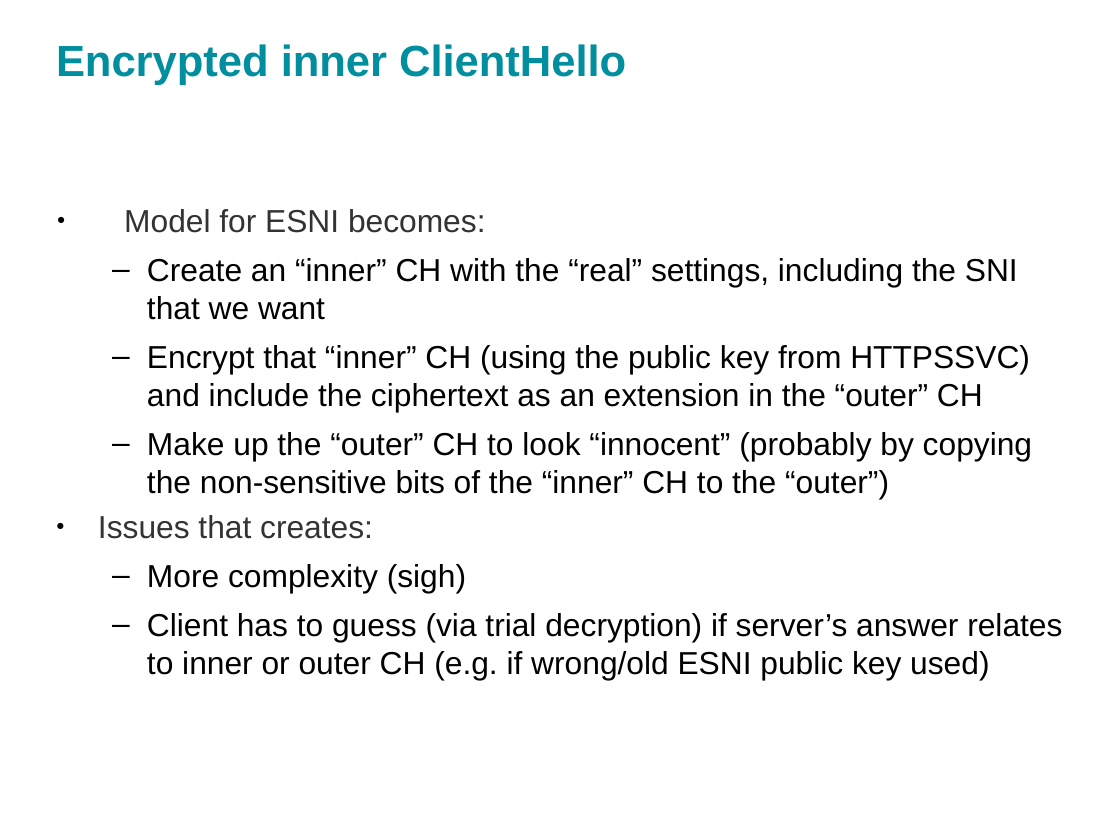
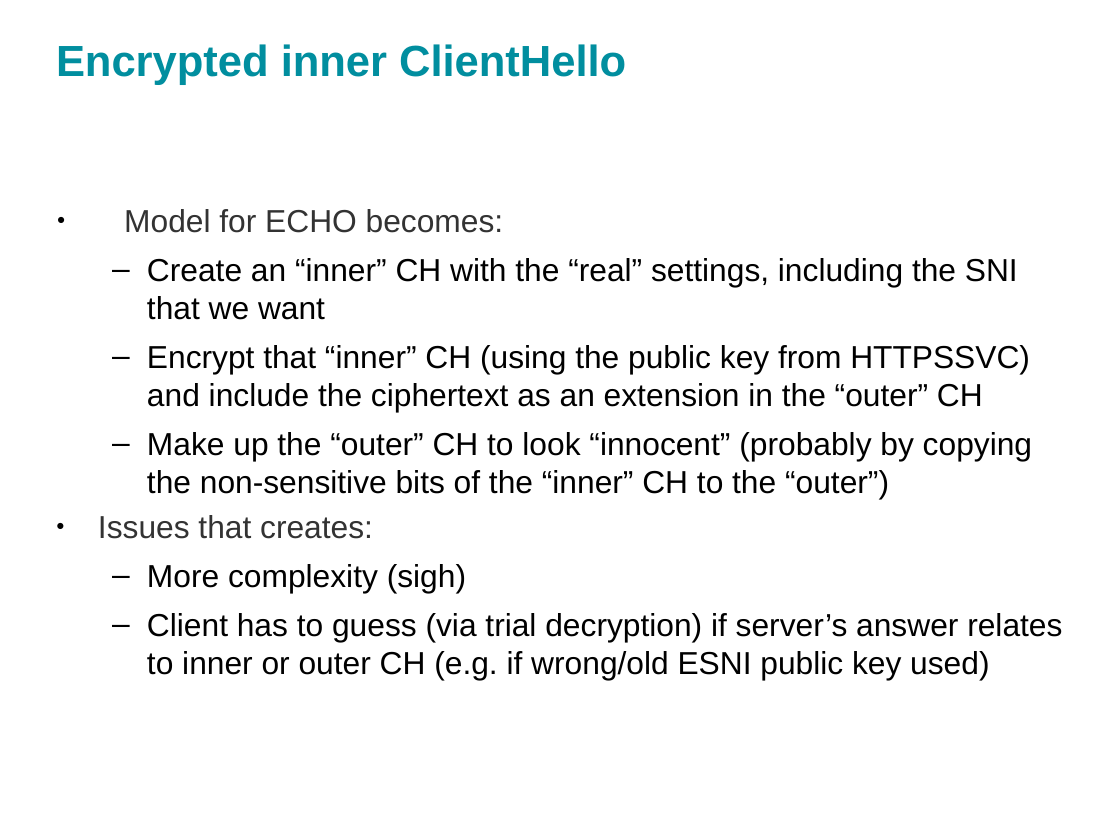
Before and after one commit to sftcd/cs7053, a slide deck: slide 25 of 2016lectures/13-echo.odp (slide 26 before the commit). Drawn at 1120x840 pixels with LibreOffice and Linux fonts; fonts in the diff are those of the drawing. Boxes give left, top, right and bottom in pixels: in the first picture for what was removed or moved away, otherwise in the second. Text is boxed around its words. In the diff, an @@ line names an element or a change of style, - is before the commit and + after.

```diff
--- a/2016lectures/13-echo.odp
+++ b/2016lectures/13-echo.odp
@@ text at bbox=[124, 209, 504, 233]: text changed @@
-● Model for ESNI becomes:
+● Model for ECHO becomes:
```
Also in this commit, not shown: 11 other slides changed, 1 slide removed, 2 other files.
